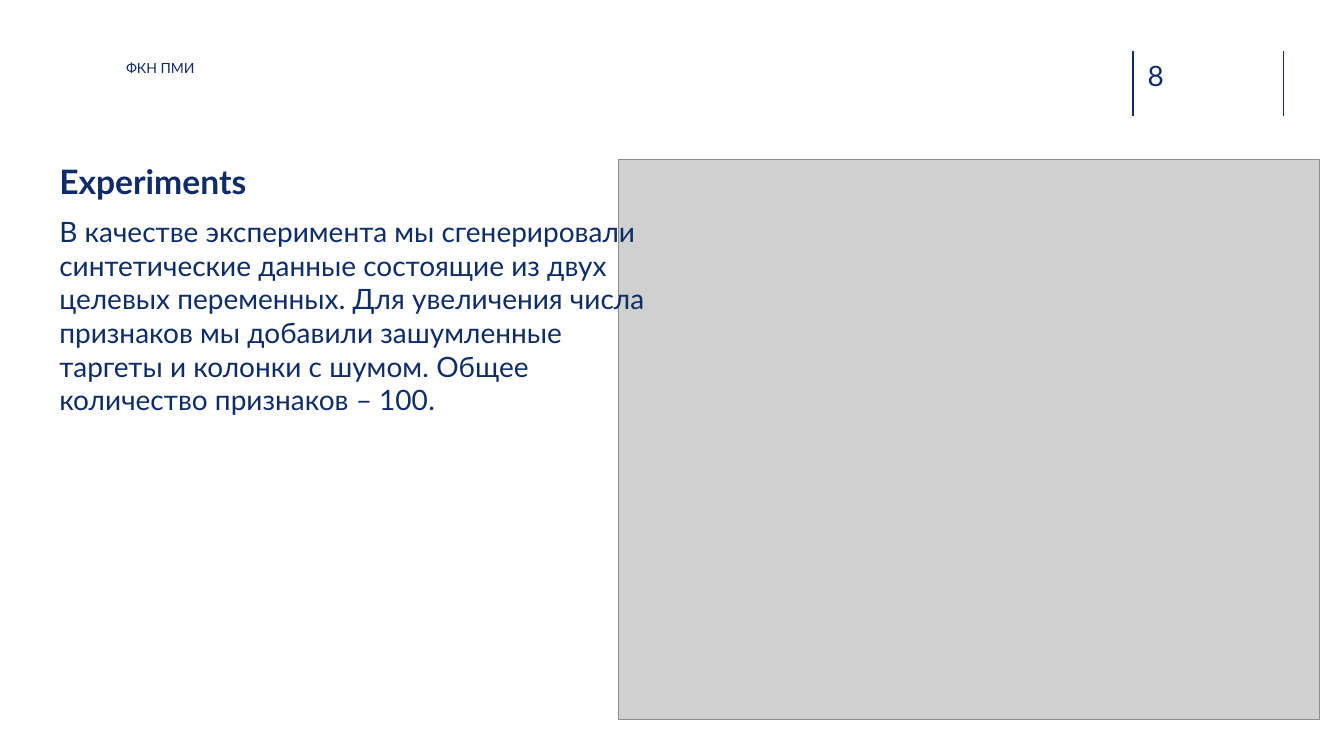
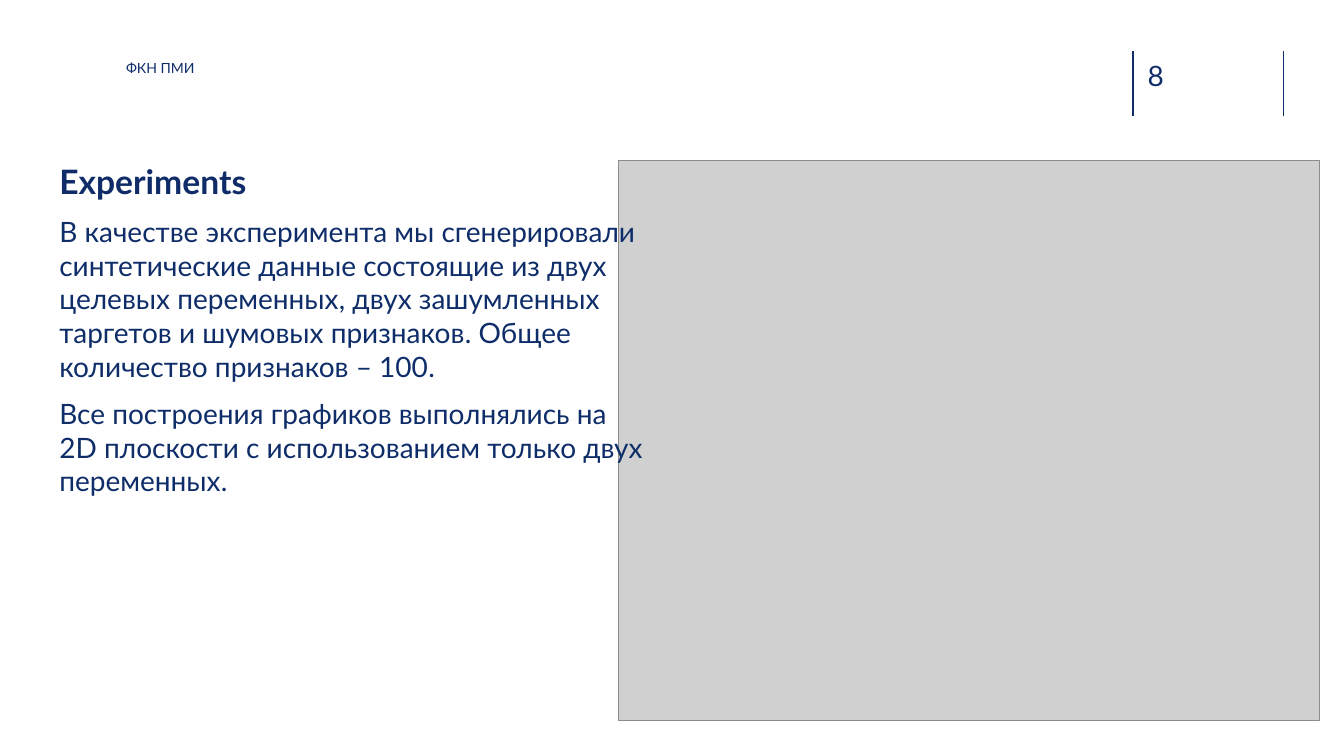
Before and after one commit to potroshitelshuk/Iterative-Class-Discovery, a slide deck: slide 8 of Отчетные материалы/Презентация.pptx. Drawn at 1344x756 pixels with LibreOffice and Linux fonts; fonts in the diff are those of the drawing; grey boxes stand for pictures; background and template pictures are left out. Boxes give left, top, right and bottom in pixels: in the first picture for what was removed or moved away, otherwise in the second. Text is boxed around its words. In the diff, an @@ line names an element or a change of style, - is before the commit and + after.

Commit message:
UPD Presentation

```diff
--- a/Отчетные материалы/Презентация.pptx
+++ b/Отчетные материалы/Презентация.pptx
@@ text at bbox=[59, 218, 642, 496]: text changed @@
-В качестве эксперимента мы сгенерировали синтетические данные состоящие из двух целевых переменных. Для увеличения числа признаков мы добавили зашумленные таргеты и колонки с шумом. Общее количество признаков – 100.
+В качестве эксперимента мы сгенерировали синтетические данные состоящие из двух целевых переменных, двух зашумленных таргетов и шумовых признаков. Общее количество признаков – 100.
+Все построения графиков выполнялись на 2D плоскости с использованием только двух переменных.
```
Also in this commit, not shown: 6 other slides changed, 1 slide added, 1 other file.
